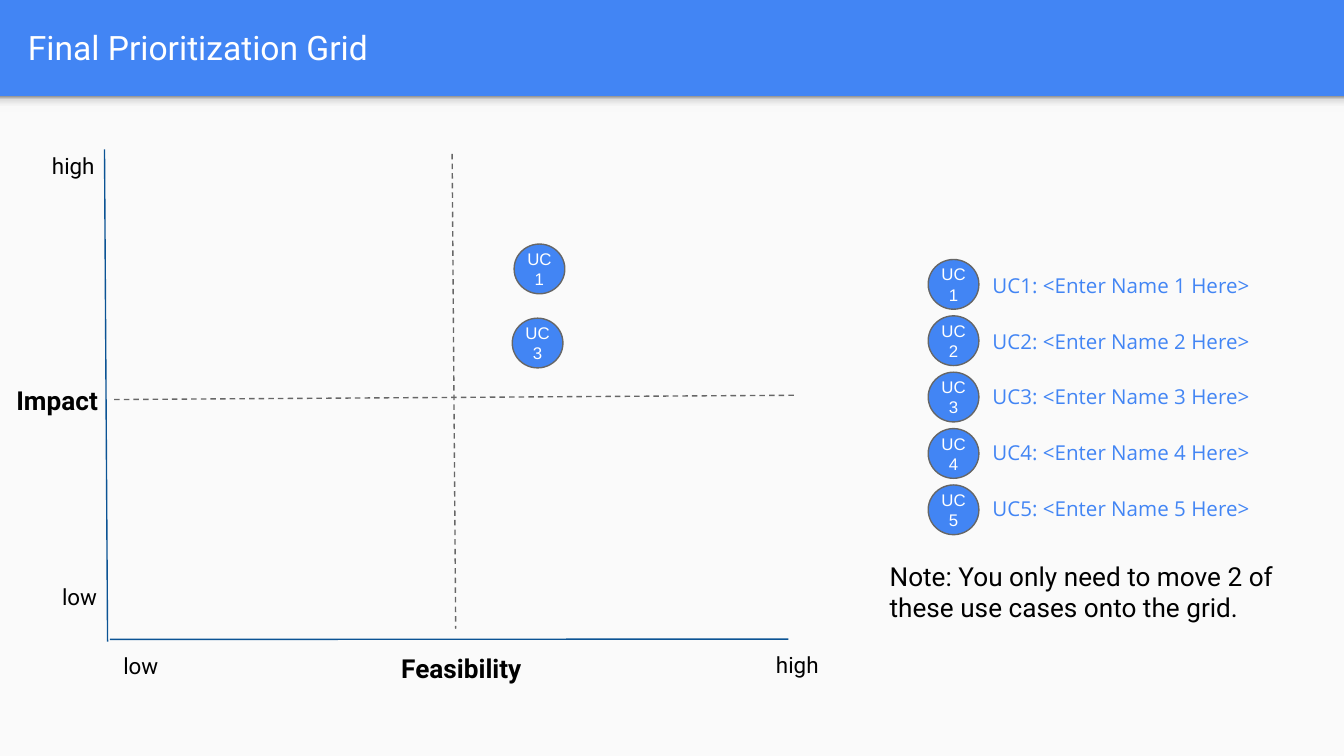
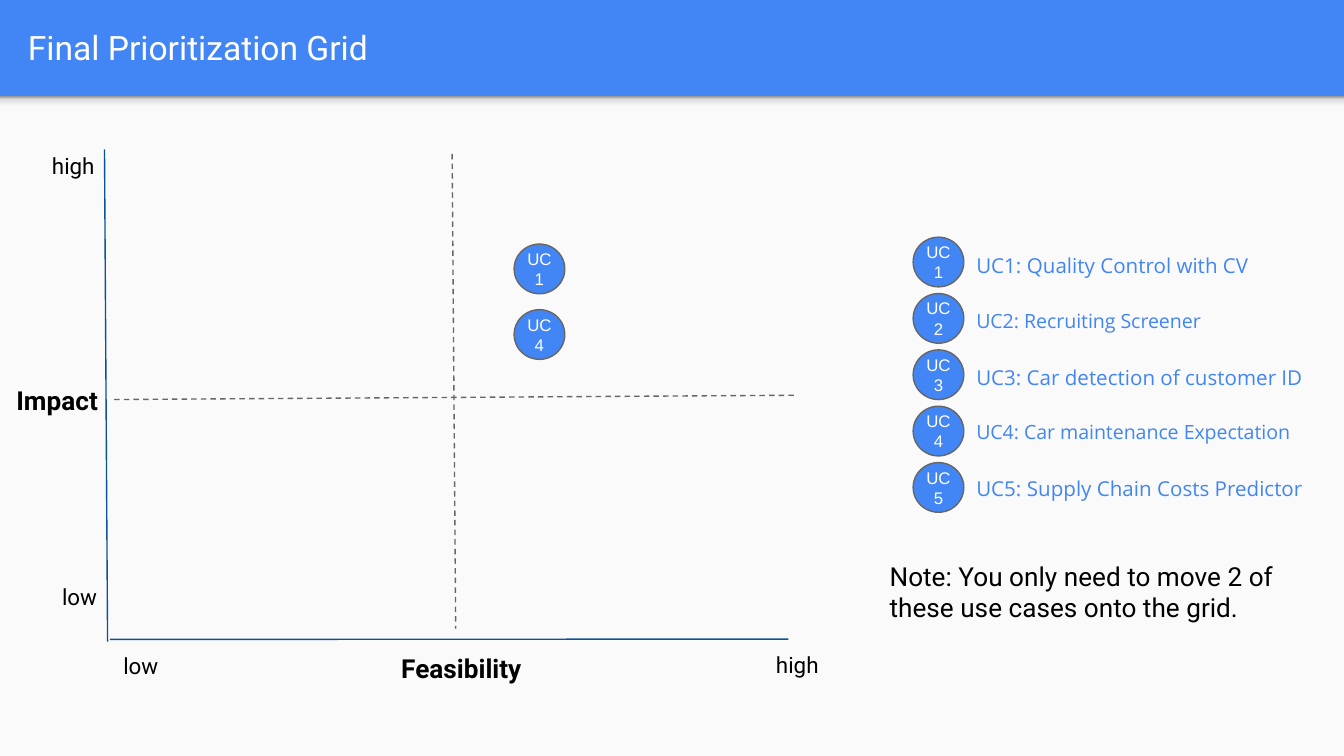
Before and after one commit to mohandesosama/Delivering-an-ML-AI-Strategy, a slide deck: slide 31 of 02_project-steps-aibl.pptx. Drawn at 1344x756 pixels with LibreOffice and Linux fonts; fonts in the diff are those of the drawing. Boxes give left, top, right and bottom in pixels: in the first picture for what was removed or moved away, otherwise in the second. Text is boxed around its words. In the diff, an @@ line names an element or a change of style, - is before the commit and + after.

```diff
--- a/02_project-steps-aibl.pptx
+++ b/02_project-steps-aibl.pptx
@@ ellipse "UC 1": place and size @@
-ellipse "UC 1" at box(929, 259, 980, 309)
+ellipse "UC 1" at box(913, 237, 964, 286)
@@ text added at box(976, 257, 1248, 278), 11 pt, text #4285F4 @@
+UC1: Quality Control with CV
@@ text removed at box(992, 278, 1249, 294) @@
-UC1: <Enter Name 1 Here>
@@ ellipse "UC 4": place and size @@
-ellipse "UC 4" at box(512, 319, 563, 368)
+ellipse "UC 4" at box(515, 309, 566, 359)
@@ text in ellipse at box(527, 319, 551, 351): text changed @@
-UC
-3
+UC
+4
@@ text at box(976, 313, 1201, 333): text changed; size 11 to 10.5 pt @@
-UC2: <Enter Name 2 Here>
+UC2: Recruiting Screener
@@ text added at box(976, 369, 1302, 386), 11 pt, text #4285F4 @@
+UC3: Car detection of customer ID
@@ text removed at box(992, 389, 1249, 405) @@
-UC3: <Enter Name 3 Here>
@@ text added at box(976, 424, 1290, 444), 10.5 pt, text #4285F4 @@
+UC4: Car maintenance Expectation
@@ text removed at box(992, 445, 1249, 461) @@
-UC4: <Enter Name 4 Here>
@@ 4 ellipses: place and size @@
-4 ellipses at box(929, 316, 980, 535)
+4 ellipses at box(913, 293, 964, 512)
@@ text added at box(976, 480, 1303, 501), 11 pt, text #4285F4 @@
+UC5: Supply Chain Costs Predictor
@@ text removed at box(992, 501, 1249, 517) @@
-UC5: <Enter Name 5 Here>
```
Also in this commit, not shown: 5 other slides changed, 2 slides added, 2 slides removed, 1 other file.
